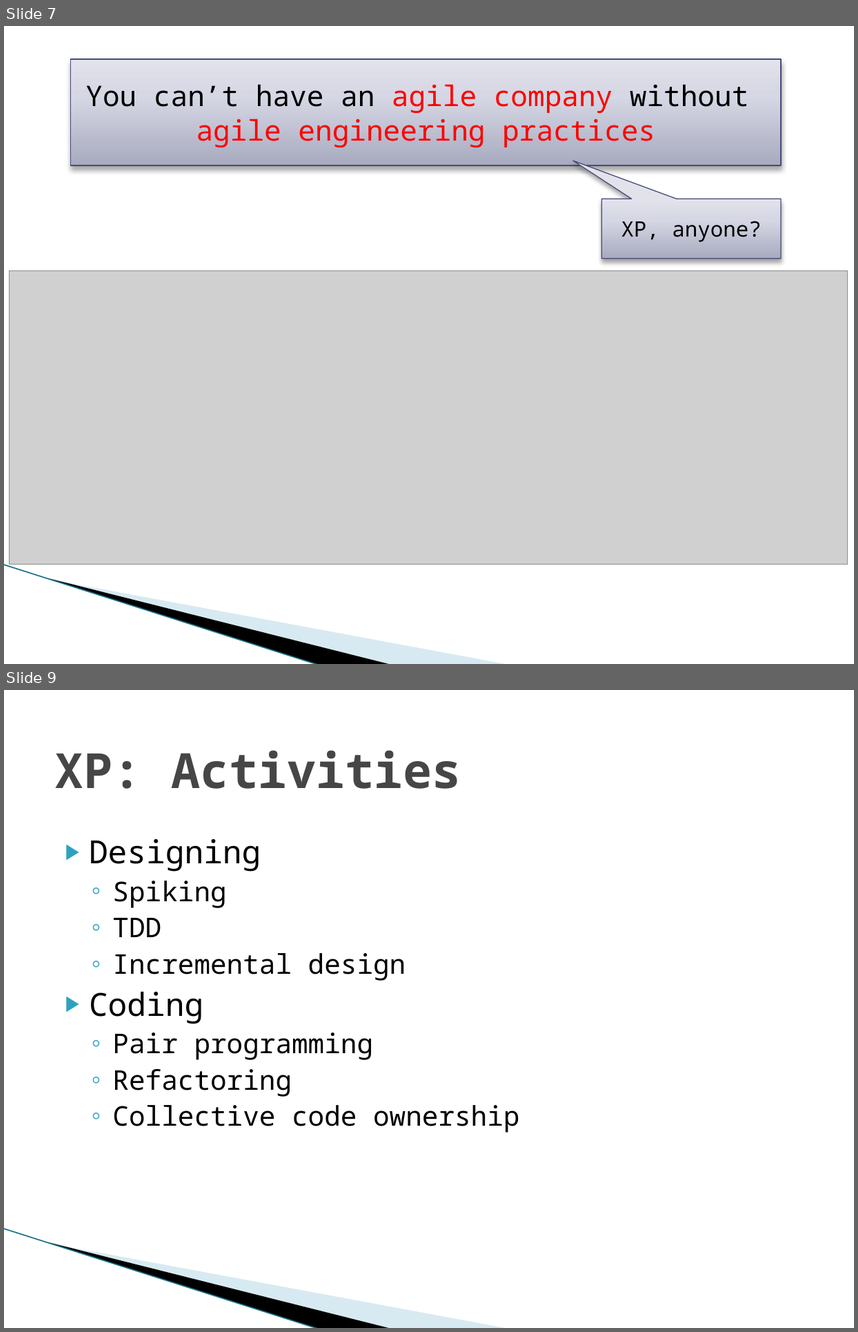
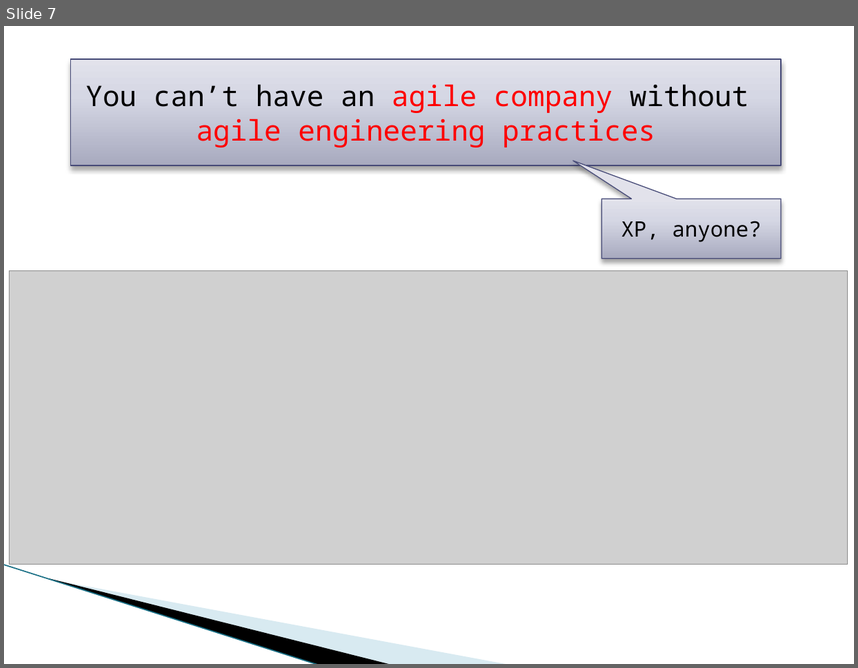
Before and after one commit to michelgrootjans/foresee, a slide deck: Agile.net/ScrumAndXp.pptx. Shown one above the other, each under a label of ours: slides 7 and 9 before the commit, slide 7 after it; the slides between them are not shown. The pictures are 858x1332 and 858x668 pixels, drawn with LibreOffice and Linux fonts; fonts in the diff are those of the drawing; grey boxes stand for pictures; background and template pictures are left out. Boxes give left, top, right and bottom in pixels: in the first picture for what was removed or moved away, otherwise in the second. Text is boxed around its words. In the diff, an @@ line names an element or a change of style, - is before the commit and + after.

```diff
--- a/Agile.net/ScrumAndXp.pptx
+++ b/Agile.net/ScrumAndXp.pptx
@@ slide 9 removed at (4,690,854,1328), background #FFFFFF; not listed: 3 template elements that a slide beside it also shows @@
@@ title removed at (55,750,461,789) @@
-XP: Activities
@@ text removed at (89,839,519,1132) @@
-▶ Designing
-  ◦ Spiking
-  ◦ TDD
-  ◦ Incremental design
-▶ Coding
-  ◦ Pair programming
-  ◦ Refactoring
-  ◦ Collective code ownership
```
Also in this commit, not shown: 1 slide changed, 4 slides added.
